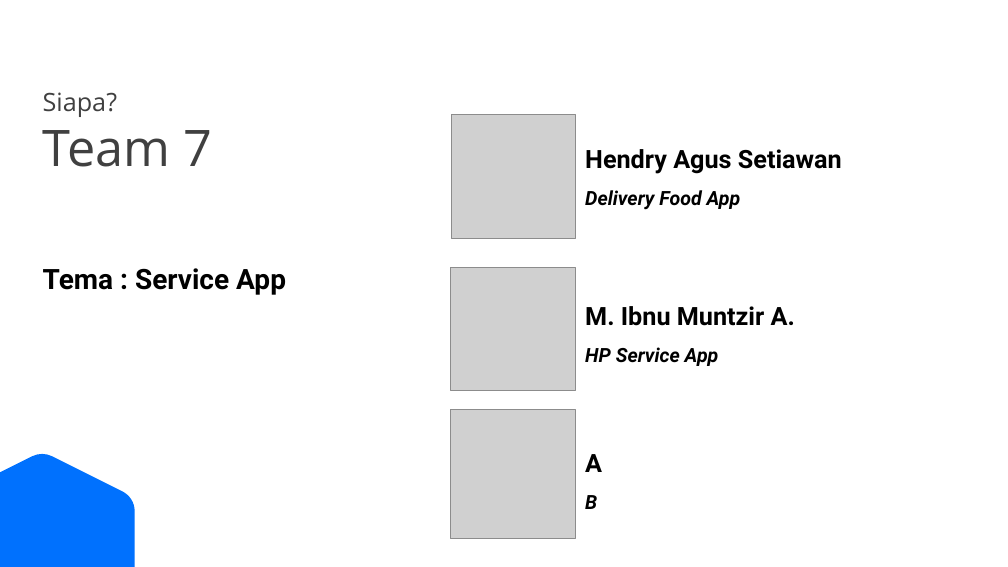
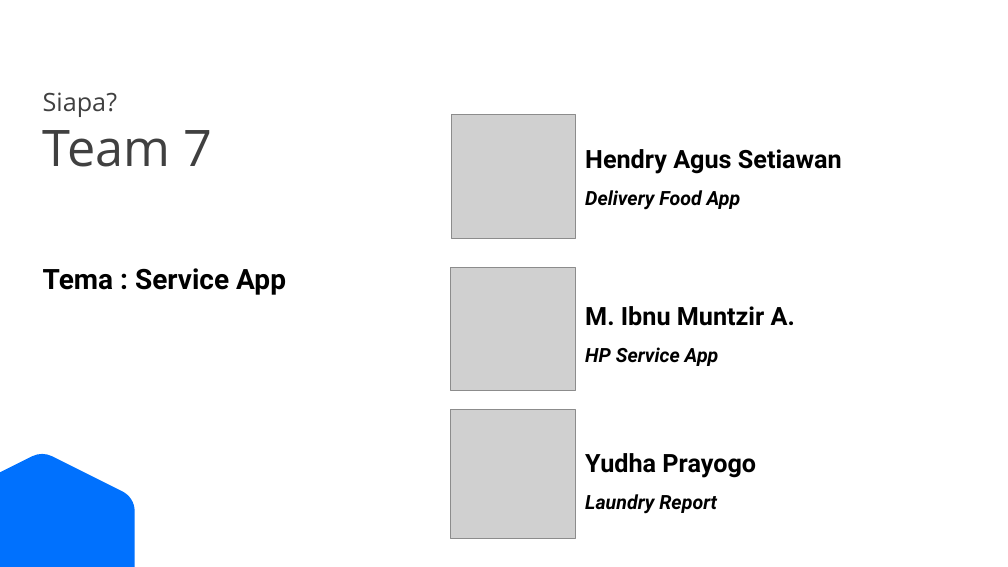
Before and after one commit to hendryas/app-delivery, a slide deck: slide 2 of BE-[delivery-food-app]-[Hendry Agus Setiawan].pptx. Drawn at 1008x567 pixels with LibreOffice and Linux fonts; fonts in the diff are those of the drawing; grey boxes stand for pictures. Boxes give left, top, right and bottom in pixels: in the first picture for what was removed or moved away, otherwise in the second. Text is boxed around its words. In the diff, an @@ line names an element or a change of style, - is before the commit and + after.

Commit message:
update ppt

```diff
--- a/BE-[delivery-food-app]-[Hendry Agus Setiawan].pptx
+++ b/BE-[delivery-food-app]-[Hendry Agus Setiawan].pptx
@@ text at (x1=585, y1=453, x2=756, y2=478): text changed @@
-A
+Yudha Prayogo
@@ text at (x1=585, y1=494, x2=717, y2=514): text changed @@
-B
+Laundry Report
```
